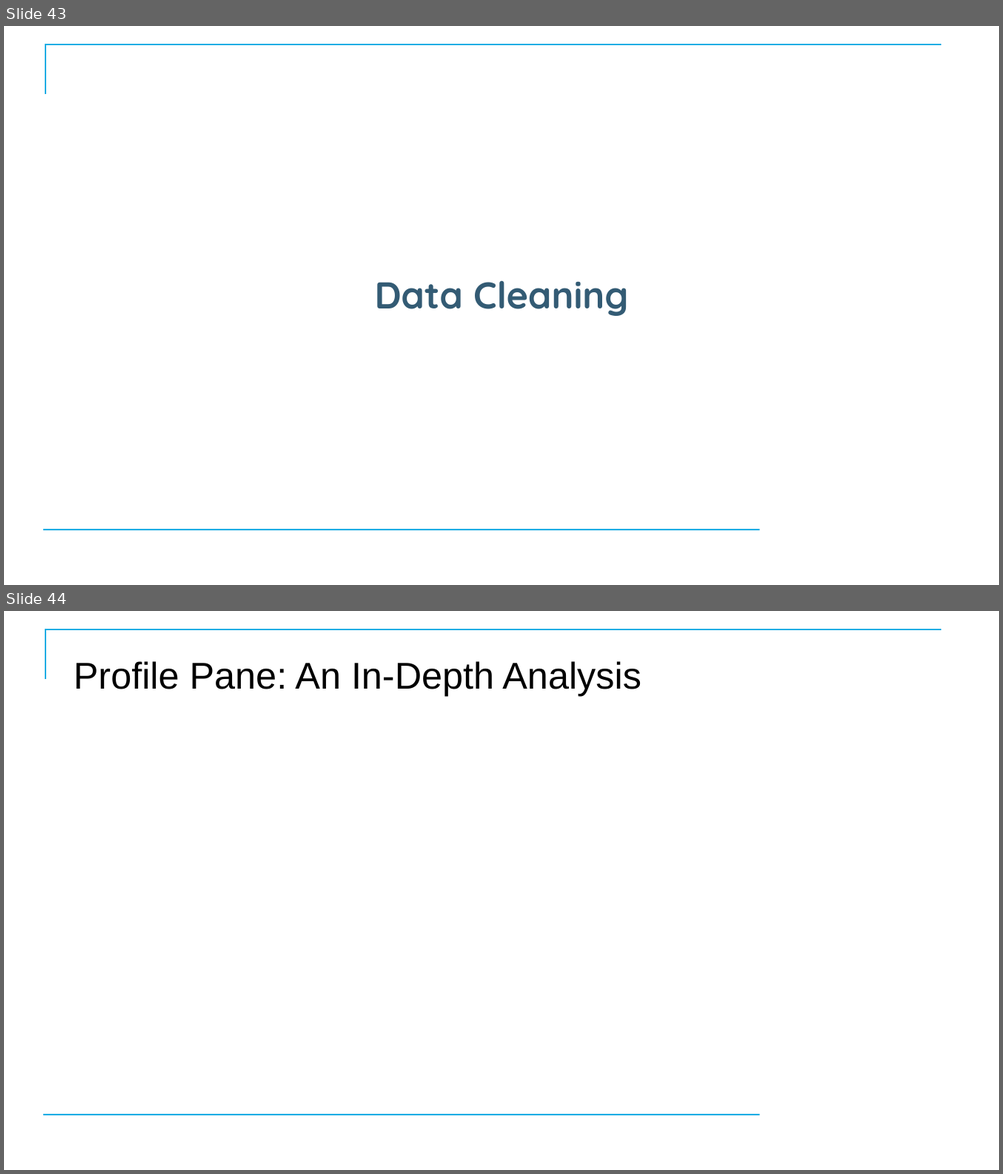
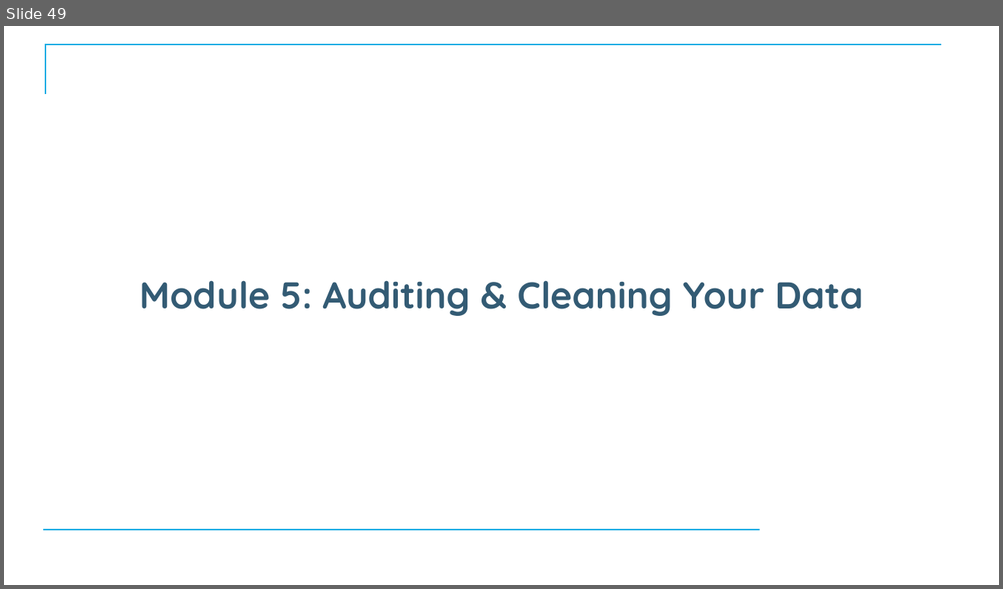
Before and after one commit to CostelloTechnicalConsulting/XTBP10---Tableau-Prep-Introduction, a slide deck: ppt/TableauPrepBuilderIntroV1_1.pptx. Shown one above the other, each under a label of ours: slides 43 and 44 before the commit, slide 49 after it. The pictures are 1003x1174 and 1003x589 pixels, drawn with LibreOffice and Linux fonts; fonts in the diff are those of the drawing; background and template pictures are left out. Boxes give left, top, right and bottom in pixels: in the first picture for what was removed or moved away, otherwise in the second. Text is boxed around its words. In the diff, an @@ line names an element or a change of style, - is before the commit and + after.

```diff
--- a/ppt/TableauPrepBuilderIntroV1_1.pptx
+++ b/ppt/TableauPrepBuilderIntroV1_1.pptx
@@ slide 44 removed at (4, 611, 999, 1170), background #FFFFFF; not listed: 2 template elements that a slide beside it also shows @@
@@ title removed at (74, 661, 641, 696) @@
-Profile Pane: An In-Depth Analysis
@@ what was slide 43 is now slide 49 @@
@@ slide 49 changed as well @@
@@ title at (139, 281, 862, 316): text changed @@
-Data Cleaning
+Module 5: Auditing & Cleaning Your Data
```
Also in this commit, not shown: 7 other slides changed, 38 slides added, 33 other slides removed.
